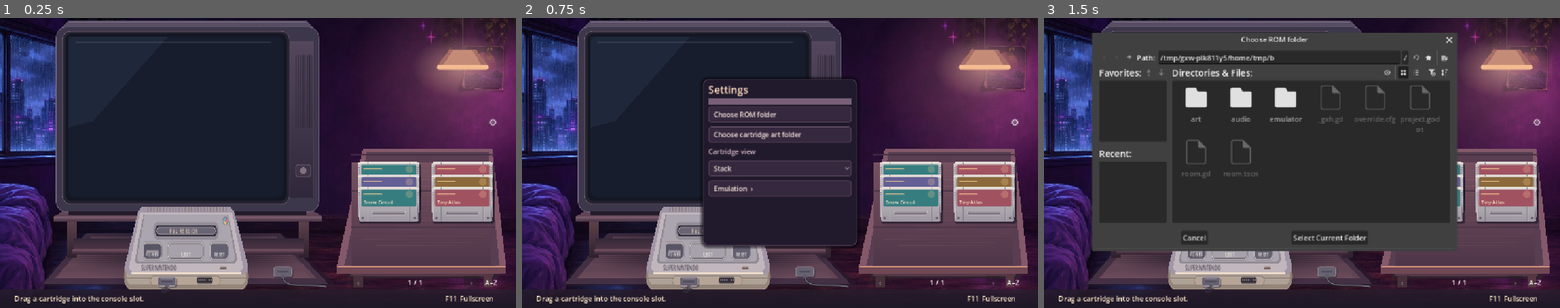
Above: before the commit, frames 1-3 (left to right).
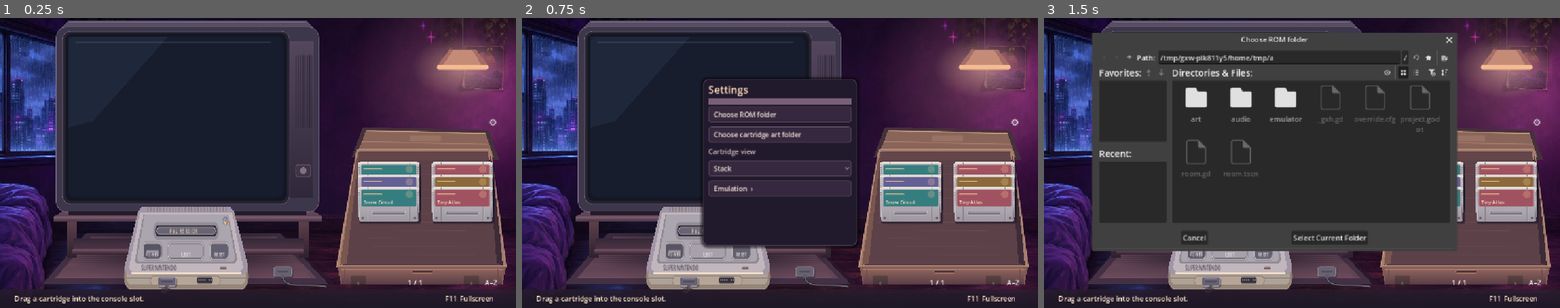
Above: after the commit, the same moments.

Repository: BaconBaps/snes
Game: Godot game, scene res://room.tscn
Two runs of this game, one before a commit and one after it. Both use one fixed random seed, a clock stepped at 60 frames per second and the inputs below.
Inputs:
- Up to frame 1 (0.25 s): no input
- Up to frame 2 (0.75 s): click "⚙" at 0.5 s
- Up to frame 3 (1.5 s): click "Choose ROM folder" at 1.25 s

The runs differ from the first frame. In frame 1, 4.7% of the frame differs, in the area x 65-99%, y 37-93%; in frame 2, 4.7%; in frame 3, 3.4%.

Commit message:
Store cartridges in an open shoebox

Diff:
--- a/room.gd
+++ b/room.gd
@@ -752,7 +752,7 @@
 		seated = false
 		eject_animation = create_tween()
 		eject_animation.tween_property(self, "lift", CART_SIZE.y - SEATED_CART_HEIGHT + 2.0, 0.17).set_trans(Tween.TRANS_BACK).set_ease(Tween.EASE_OUT)
-		message = "Drag the ejected cartridge back to the desk."
+		message = "Drag the ejected cartridge back to the shoebox."
 	elif inserted >= 0 and not seated and Rect2(console_position(), Vector2(CART_SIZE.x, console_cartridge_height())).has_point(point):
 		dragging = inserted
 	elif inserted < 0:
@@ -948,23 +948,47 @@
 	if CEILING_LIGHT.has_point(pointer):
 		line(Vector2(992, 108), Vector2(1075, 108), "#fff0d8" if ceiling_light_on else "#9d7b8b", 2)
 
-func draw_desk() -> void:
-
-	rounded(Rect2(777, 482, 336, 100), 5, "#30212e")
-	gradient(Rect2(783, 514, 319, 64), "#8c5957", "#523545")
-	box(789, 562, 22, 41, "#593a46")
-	box(1079, 559, 20, 44, "#563741")
-	shape([Vector2(810, 292), Vector2(1099, 292), Vector2(1130, 556), Vector2(752, 556)], "#84596a")
-	shape([Vector2(819, 301), Vector2(1091, 301), Vector2(1115, 552), Vector2(769, 552)], "#593e52")
-	gradient(Rect2(785, 322, 311, 230), "#765160", "#4e3648")
-	for index in range(27):
-		var y := 326 + index * 7
-		line(Vector2(788 + (index * 17) % 130, y),
-			Vector2(1093 - (index * 11) % 120, y + 1), "#d3a4b413")
-	for y in [306, 387, 468, 555]:
-		line(Vector2(784, y), Vector2(1105, y), "#442f42", 2)
-	box(752, 556, 378, 15, "#704754")
-	line(Vector2(754, 556), Vector2(1128, 556), "#d49379", 2)
+func draw_shoebox() -> void:
+	# The lid rests against the back of the box.
+	glow(Vector2(945, 585), Vector2(200, 27), Color("#140b16a0"))
+	shape([Vector2(785, 311), Vector2(810, 244), Vector2(1091, 250),
+		Vector2(1114, 316)], "#45313b")
+	shape([Vector2(796, 306), Vector2(818, 251), Vector2(1084, 257),
+		Vector2(1102, 310)], "#896459")
+	line(Vector2(819, 252), Vector2(1083, 258), "#c3967c", 2)
+	line(Vector2(809, 276), Vector2(1091, 282), "#a57969", 2)
+	rounded(Rect2(915, 262, 70, 14), 2, "#cfab8c35")
+
+	# The back and side walls frame the darker cardboard interior.
+	shape([Vector2(797, 293), Vector2(1094, 293), Vector2(1131, 556),
+		Vector2(751, 556)], "#a27c6e")
+	shape([Vector2(801, 299), Vector2(1090, 299), Vector2(1092, 324),
+		Vector2(797, 324)], "#63454a")
+	shape([Vector2(797, 319), Vector2(1092, 319), Vector2(1119, 553),
+		Vector2(764, 553)], "#5c4148")
+	shape([Vector2(796, 301), Vector2(799, 319), Vector2(774, 548),
+		Vector2(759, 553)], "#79574f")
+	shape([Vector2(1097, 302), Vector2(1123, 553), Vector2(1109, 548),
+		Vector2(1092, 319)], "#3d2b37")
+	line(Vector2(800, 293), Vector2(1092, 293), "#ca9a7d", 2)
+	line(Vector2(797, 294), Vector2(752, 555), "#c3947c", 2)
+	line(Vector2(1095, 294), Vector2(1130, 555), "#b38671", 2)
+	for index in range(12):
+		var y := 330 + index * 18
+		line(Vector2(778 + (index * 13) % 79, y),
+			Vector2(1100 - (index * 17) % 75, y + 1), "#c0987e17")
+
+func draw_shoebox_front() -> void:
+	# Draw the front lip after the contents so it occludes their shadows.
+	shape([Vector2(753, 553), Vector2(1130, 553), Vector2(1122, 596),
+		Vector2(761, 596)], "#7f5955")
+	gradient(Rect2(762, 560, 359, 35), "#8e665c", "#5c3d47")
+	line(Vector2(754, 554), Vector2(1128, 554), "#cea084", 3)
+	line(Vector2(760, 562), Vector2(1125, 562), "#b28472")
+	line(Vector2(762, 595), Vector2(1121, 595), "#3a2935", 2)
+	for x in [770, 1112]:
+		line(Vector2(x, 562), Vector2(x, 592), "#68474b")
+	rounded(Rect2(919, 564, 48, 7), 4, "#50343e", "#a77565")
 
 func draw_tv_stand() -> void:
 	# The console sits in front of the stand, with the TV's feet on its top.
@@ -1112,7 +1136,7 @@
 func _draw() -> void:
 	draw_bedroom()
 	draw_ceiling_light()
-	draw_desk()
+	draw_shoebox()
 	draw_tv_stand()
 	draw_television()
 	draw_console()
@@ -1120,6 +1144,7 @@
 	for index in visible_cartridges():
 		if index != inserted and index != dragging:
 			cartridge(index, displayed_desk_position(index))
+	draw_shoebox_front()
 	if dragging >= 0:
 		cartridge(dragging, pointer - CART_SIZE / 2.0)
 	gradient(Rect2(0, 607, 1152, 41), "#271d2cca", "#1d1726")
